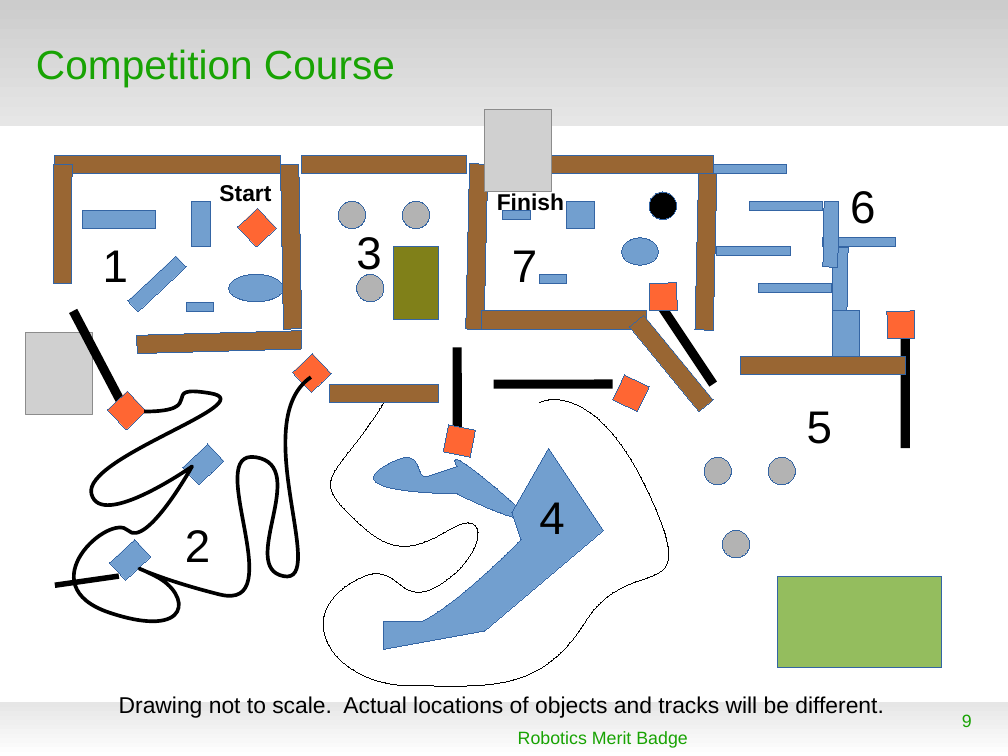
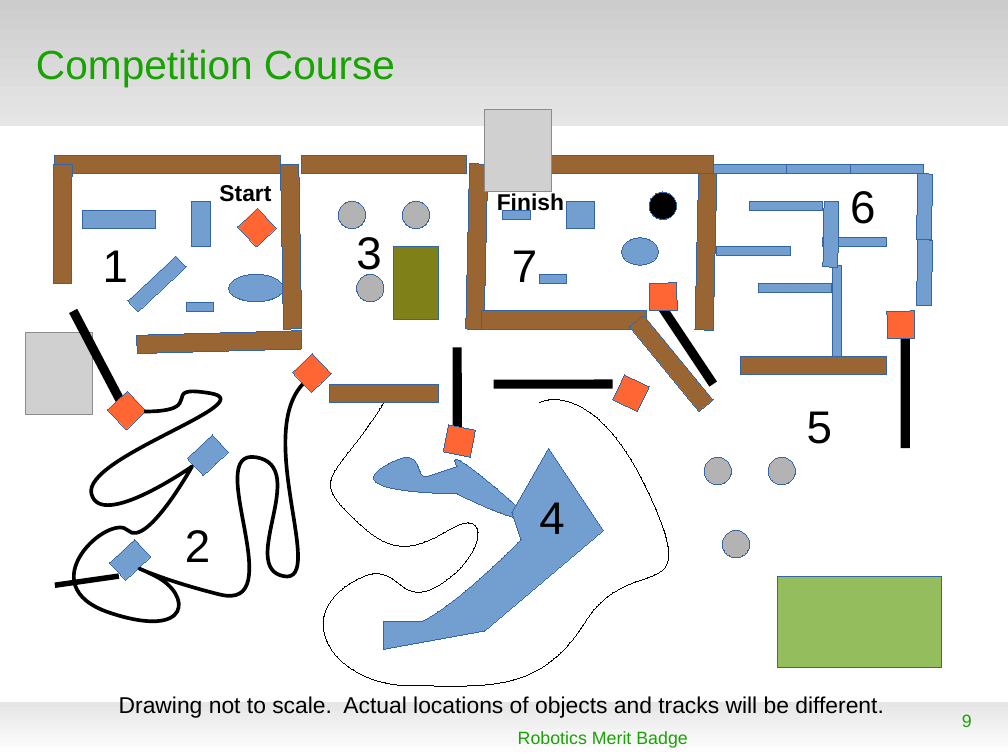
Before and after one commit to mcli/RoboticsMB, a slide deck: slide 9 of doc/2016Competition.odp. Drawn at 1008x756 pixels with LibreOffice and Linux fonts; fonts in the diff are those of the drawing; grey boxes stand for pictures; background and template pictures are left out. Boxes give left, top, right and bottom in pixels: in the first picture for what was removed or moved away, otherwise in the second. Text is boxed around its words. In the diff, an @@ line names an element or a change of style, - is before the commit and + after.

```diff
--- a/doc/2016Competition.odp
+++ b/doc/2016Competition.odp
@@ rectangle added at [787, 165, 860, 174], fill #729FCF, outline #3465A4 0 pt @@
@@ rectangle added at [851, 165, 924, 174], fill #729FCF, outline #3465A4 0 pt @@
@@ rectangle added at [917, 174, 933, 240], fill #729FCF, outline #3465A4 0 pt @@
@@ rectangle: place and size @@
-rectangle at [823, 238, 896, 247]
+rectangle at [823, 238, 887, 247]
@@ rectangle: place and size @@
-rectangle at [832, 311, 860, 357]
+rectangle at [832, 265, 842, 357]
@@ rectangle: place and size @@
-rectangle at [833, 247, 849, 313]
+rectangle at [917, 240, 933, 306]
@@ rectangle: place and size @@
-rectangle at [741, 357, 906, 375]
+rectangle at [741, 357, 887, 375]
@@ rectangle: place and size @@
-rectangle at [183, 444, 225, 485]
+rectangle at [188, 435, 229, 476]
```
Also in this commit, not shown: 4 other slides changed, 1 slide added, 2 other files.
